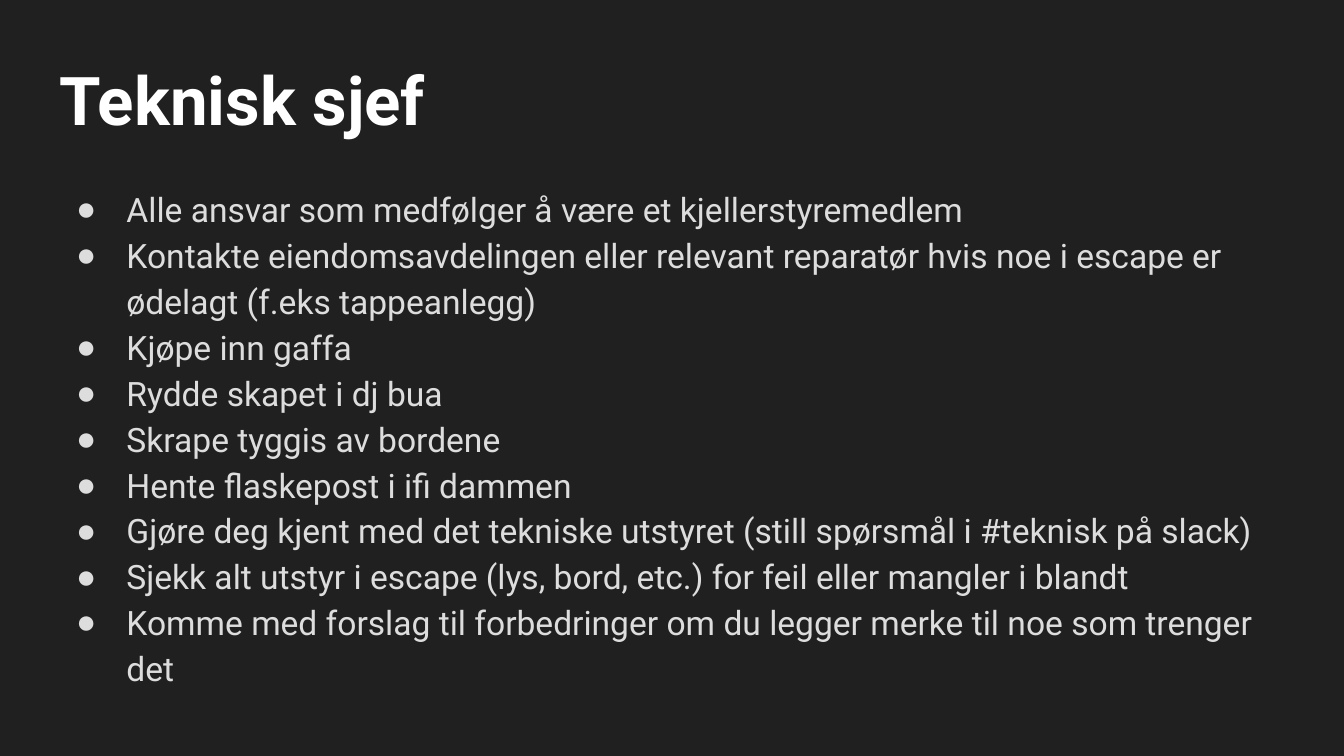
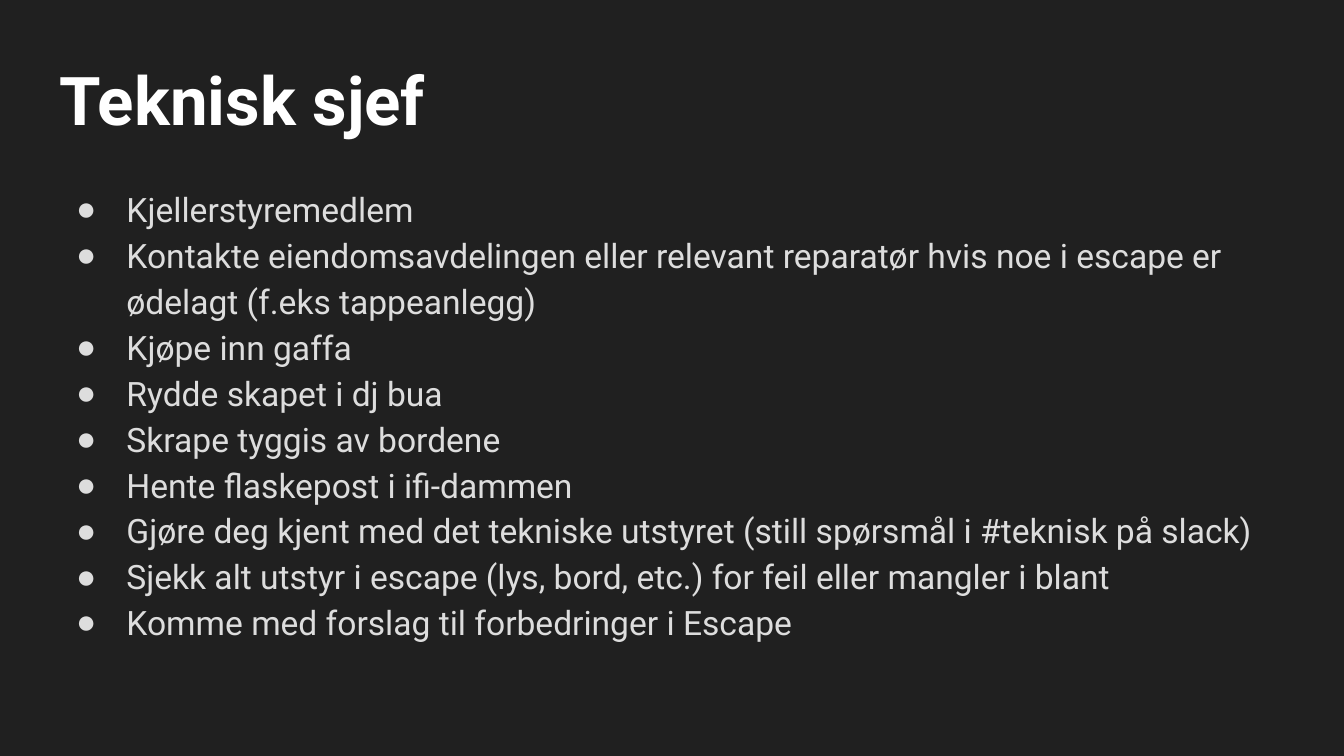
Before and after one commit to cybernetisk/docs, a slide deck: slide 31 of generalforsamling/21H/Generalforsamling H2021.pptx. Drawn at 1344x756 pixels with LibreOffice and Linux fonts; fonts in the diff are those of the drawing; background and template pictures are left out. Boxes give left, top, right and bottom in pixels: in the first picture for what was removed or moved away, otherwise in the second. Text is boxed around its words. In the diff, an @@ line names an element or a change of style, - is before the commit and + after.

```diff
--- a/generalforsamling/21H/Generalforsamling H2021.pptx
+++ b/generalforsamling/21H/Generalforsamling H2021.pptx
@@ text at bbox=[126, 197, 413, 229]: text changed @@
-● Alle ansvar som medfølger å være et kjellerstyremedlem
+● Kjellerstyremedlem
@@ text at bbox=[126, 472, 572, 505]: text changed @@
-● Hente flaskepost i ifi dammen
+● Hente flaskepost i ifi-dammen
@@ text at bbox=[126, 562, 1110, 642]: text changed @@
-● Sjekk alt utstyr i escape (lys, bord, etc.) for feil eller mangler i blandt
-● Komme med forslag til forbedringer om du legger merke til noe som trenger det
+● Sjekk alt utstyr i escape (lys, bord, etc.) for feil eller mangler i blant
+● Komme med forslag til forbedringer i Escape
```
Also in this commit, not shown: 6 other slides changed.
